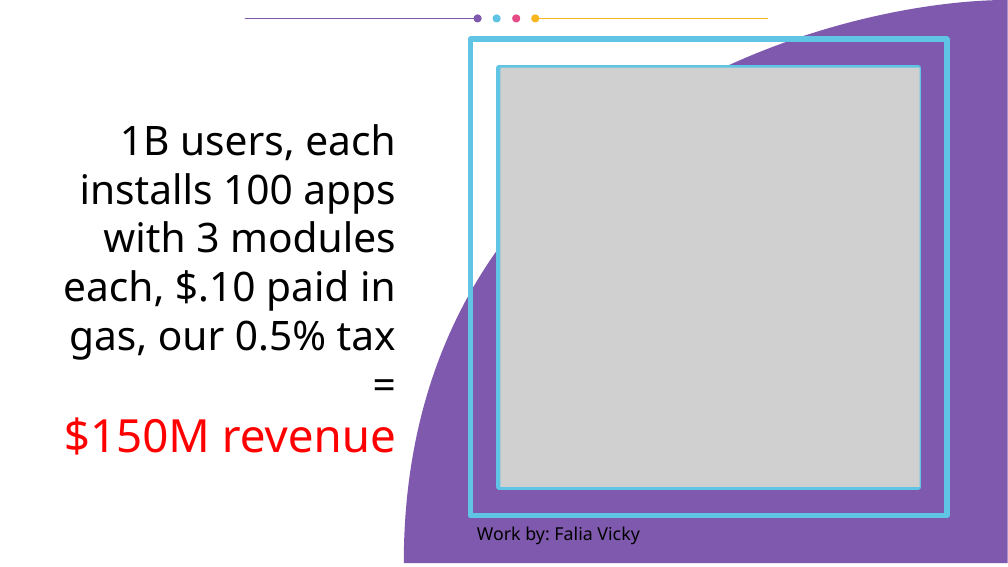
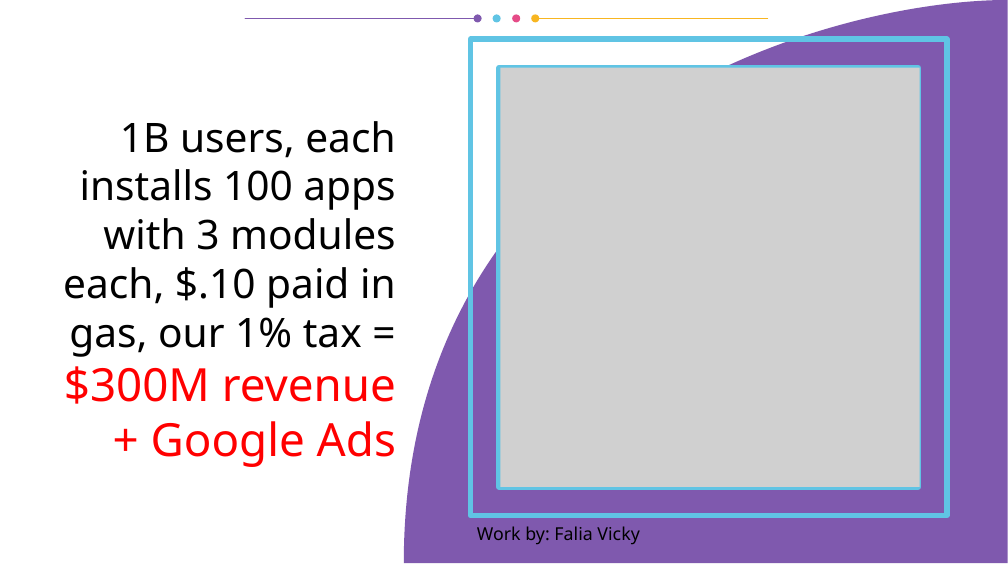
Before and after one commit to vporton/icp-package-manager, a slide deck: slide 11 of docs/presentation.odp. Drawn at 1008x567 pixels with LibreOffice and Linux fonts; fonts in the diff are those of the drawing; grey boxes stand for pictures. Boxes give left, top, right and bottom in pixels: in the first picture for what was removed or moved away, otherwise in the second. Text is boxed around its words. In the diff, an @@ line names an element or a change of style, - is before the commit and + after.

Commit message:
presentation

```diff
--- a/docs/presentation.odp
+++ b/docs/presentation.odp
@@ title at (63,121,396,467): text changed @@
-1B users, each installs 100 apps with 3 modules each, $.10 paid in gas, our 0.5% tax =
-$150M revenue
+1B users, each installs 100 apps with 3 modules each, $.10 paid in gas, our 1% tax =
+$300M revenue
++ Google Ads
```
